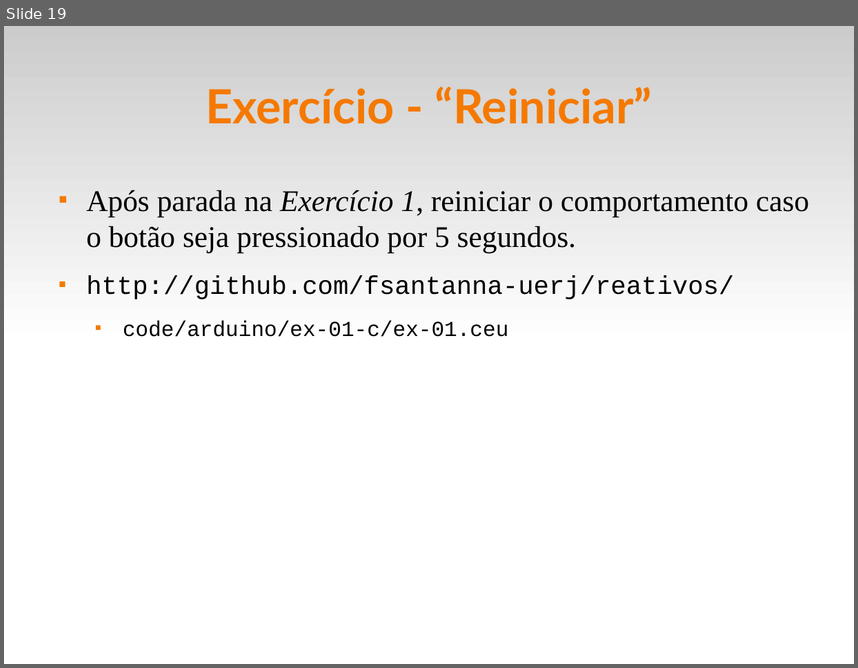
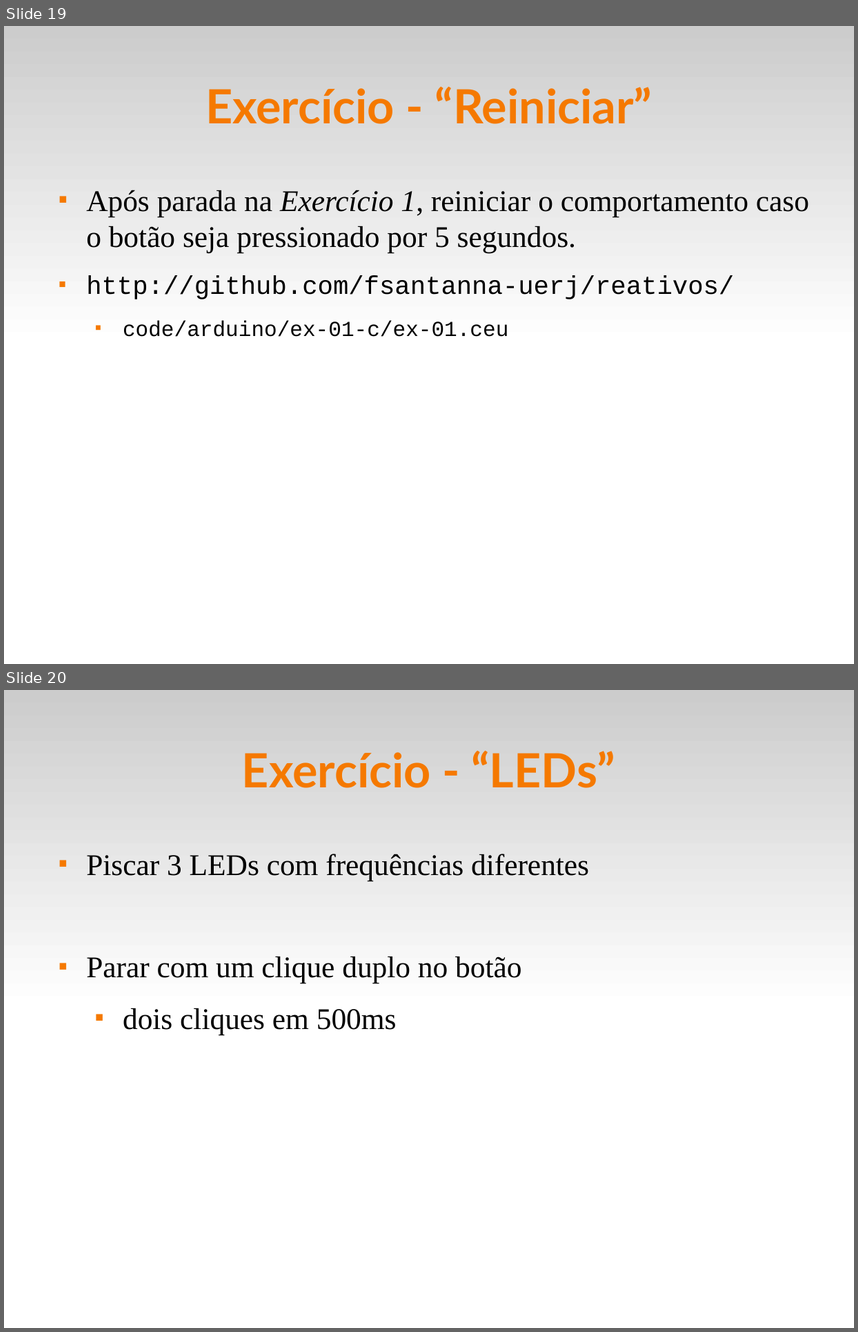
Before and after one commit to fsantanna-uerj/reativos, a slide deck: slides/05_ceu.odp. Shown one above the other, each under a label of ours: slide 19 before the commit, slides 19 and 20 after it. The pictures are 858x668 and 858x1332 pixels, drawn with LibreOffice and Linux fonts; fonts in the diff are those of the drawing. Boxes give left, top, right and bottom in pixels: in the first picture for what was removed or moved away, otherwise in the second. Text is boxed around its words. In the diff, an @@ line names an element or a change of style, - is before the commit and + after.

```diff
--- a/slides/05_ceu.odp
+++ b/slides/05_ceu.odp
@@ slide 20 added at [4,690,854,1328], background #FFFFFF; not listed: 1 template element that a slide beside it also shows @@
@@ title added at [242,751,616,788], 44 pt, text #F57900, bold @@
+Exercício - “LEDs”
@@ text added at [86,854,589,1034], 28 pt, text #000000 @@
+■ Piscar 3 LEDs com frequências diferentes
+■ Parar com um clique duplo no botão
+  ■ dois cliques em 500ms
```
Also in this commit, not shown: 3 other files.
